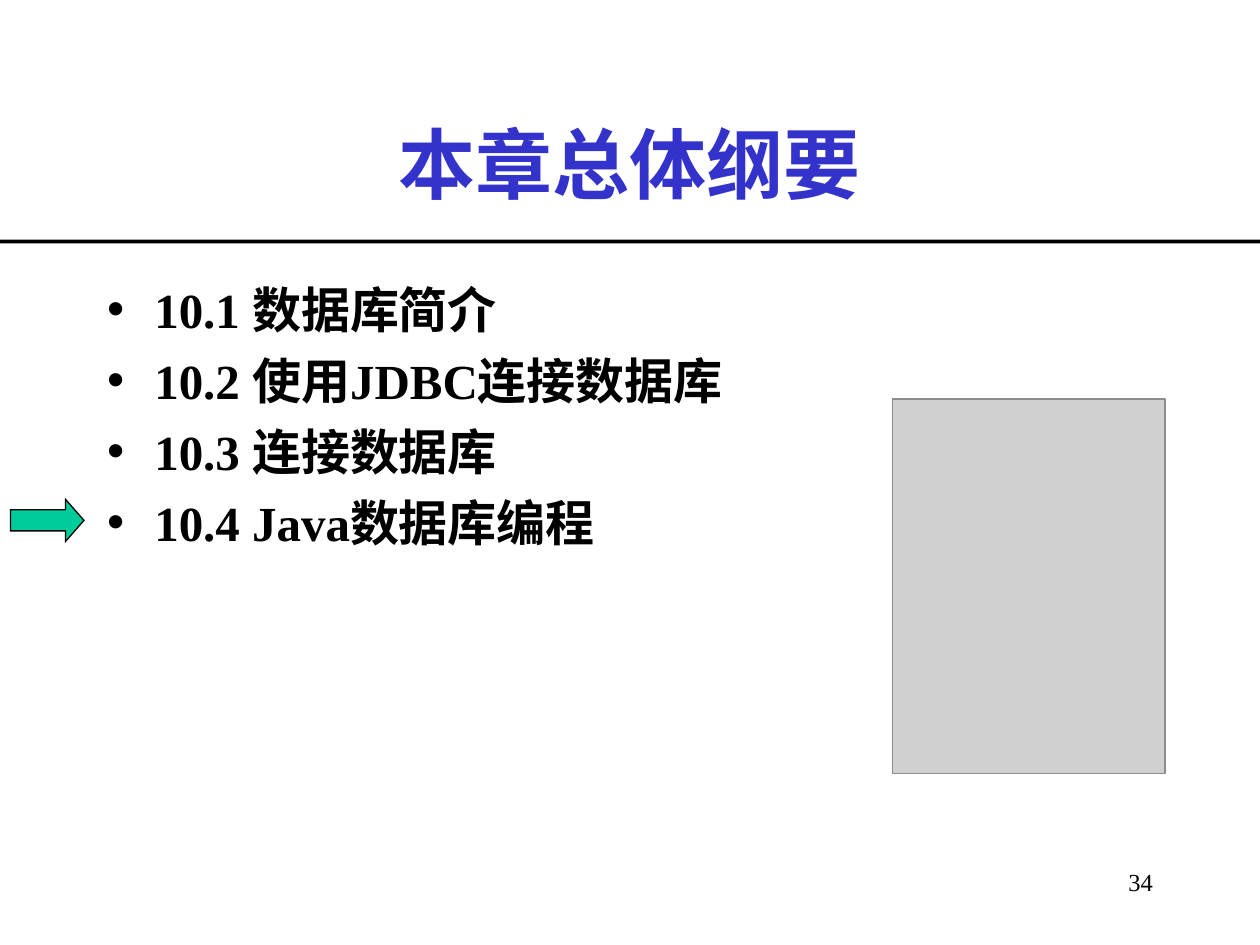
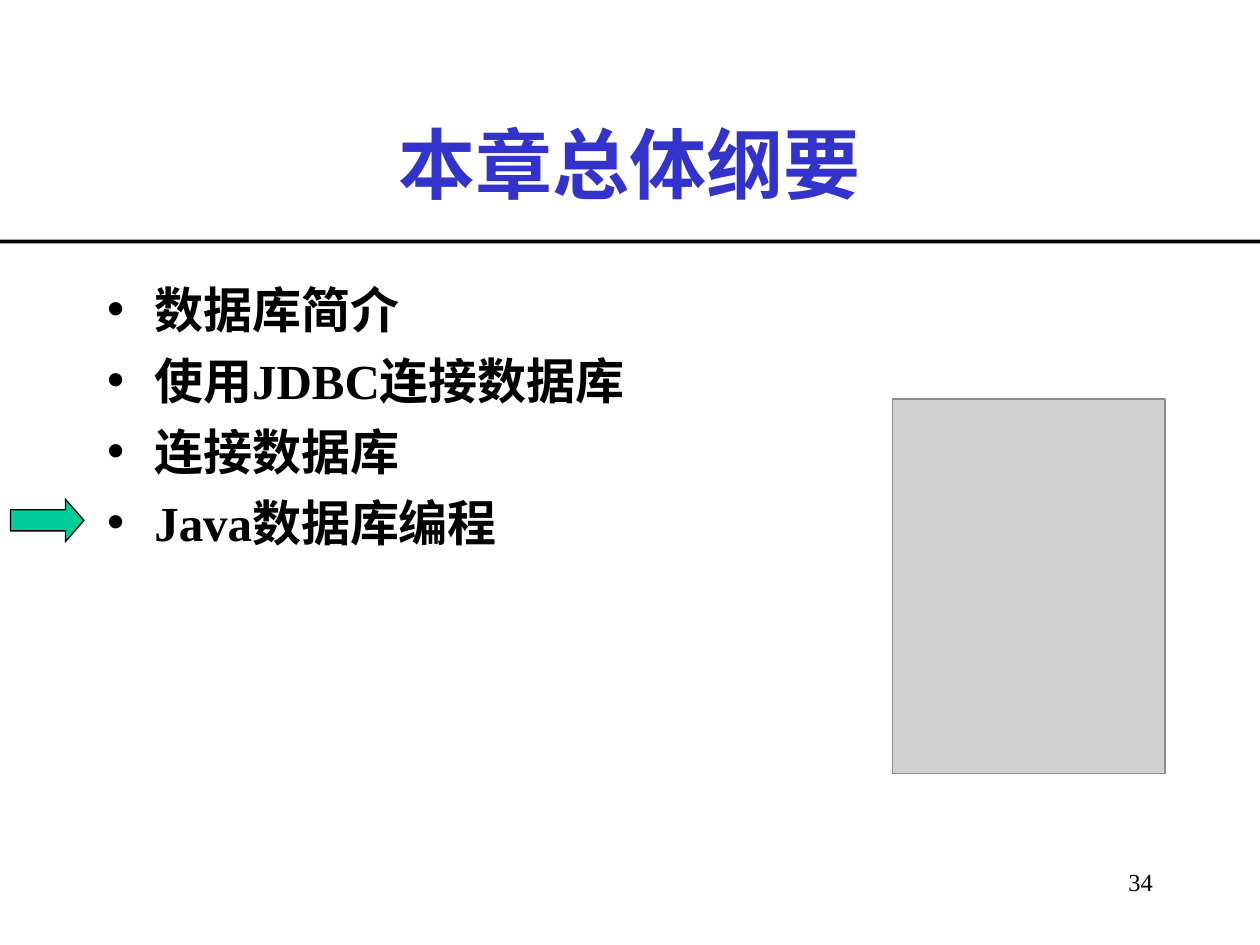
Before and after one commit to imwyw/Java, a slide deck: slide 34 of PPT/javaCh07_数据库连接.ppt. Drawn at 1260x945 pixels with LibreOffice and Linux fonts; fonts in the diff are those of the drawing; grey boxes stand for pictures. Boxes give left, top, right and bottom in pixels: in the first picture for what was removed or moved away, otherwise in the second. Text is boxed around its words. In the diff, an @@ line names an element or a change of style, - is before the commit and + after.

Commit message:
java 数据库连接

```diff
--- a/PPT/javaCh07_数据库连接.ppt
+++ b/PPT/javaCh07_数据库连接.ppt
@@ text at [154,286,624,546]: text changed @@
-• 10.1 数据库简介
-• 10.2 使用JDBC连接数据库
-• 10.3 连接数据库
-• 10.4 Java数据库编程
+• 数据库简介
+• 使用JDBC连接数据库
+• 连接数据库
+• Java数据库编程
```
Also in this commit, not shown: 30 slides added, 8 other files.
